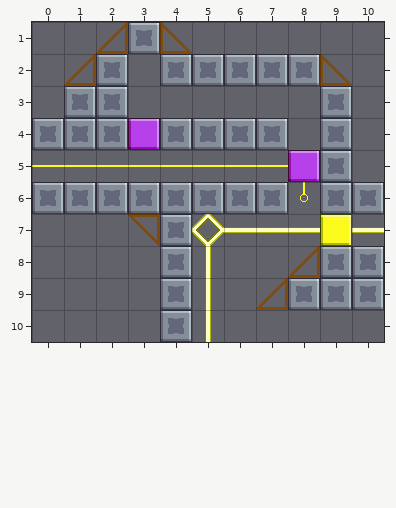
Two states of a Tiled map (JSON), Assets/Level_Editor/TileMap/Room_36.tmj. The picture above is the old version.
Cells are 32x32 px. Shown: x 0..10, y 1..10.
The same view after the edit:
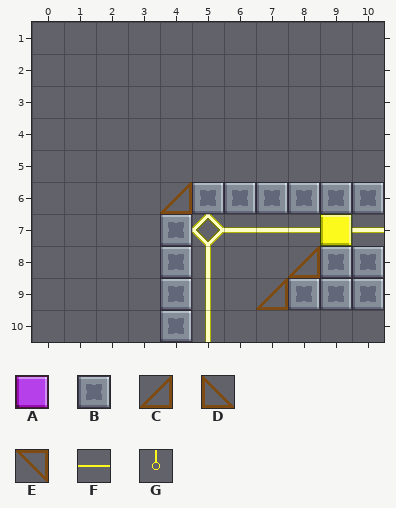
Key: from "tileSet": A 11 "block", B 33 "wall", C 106 "bridge", D 107 "bridge", E 116 "bridge", F 158 "cable_wire", G 199 "cable_source".
_ is an empty cell.
What changed:
Layer "Overlap":
The edit erases the tile that lay hidden in row 5 at x 8.
The edit erases tile F in row 5 at x 0 to 7.
The edit erases tile G in row 6 at x 8.
Layer "Blocks":
Tile B now appears in row 6 at x 8.
The author changed tile B to tile C in row 6 at x 4.
The edit erases tile A in row 4 at x 3; in row 5 at x 8.
The edit erases tile B in row 1 at x 3; in row 2 at x 2 and 4 to 8; in row 3 at x 1 to 2 and 9; in row 4 at x 0 to 2, 4 to 7 and 9; in row 5 at x 9; in row 6 at x 0 to 3.
The edit erases tile C in row 1 at x 2; in row 2 at x 1.
The edit erases tile D in row 1 at x 4; in row 2 at x 9.
The edit erases tile E in row 7 at x 3.
Boxes around the changes in both pictures, in picture pixels (x1, y1, x2, y2):
changed: (32, 22, 352, 246)
